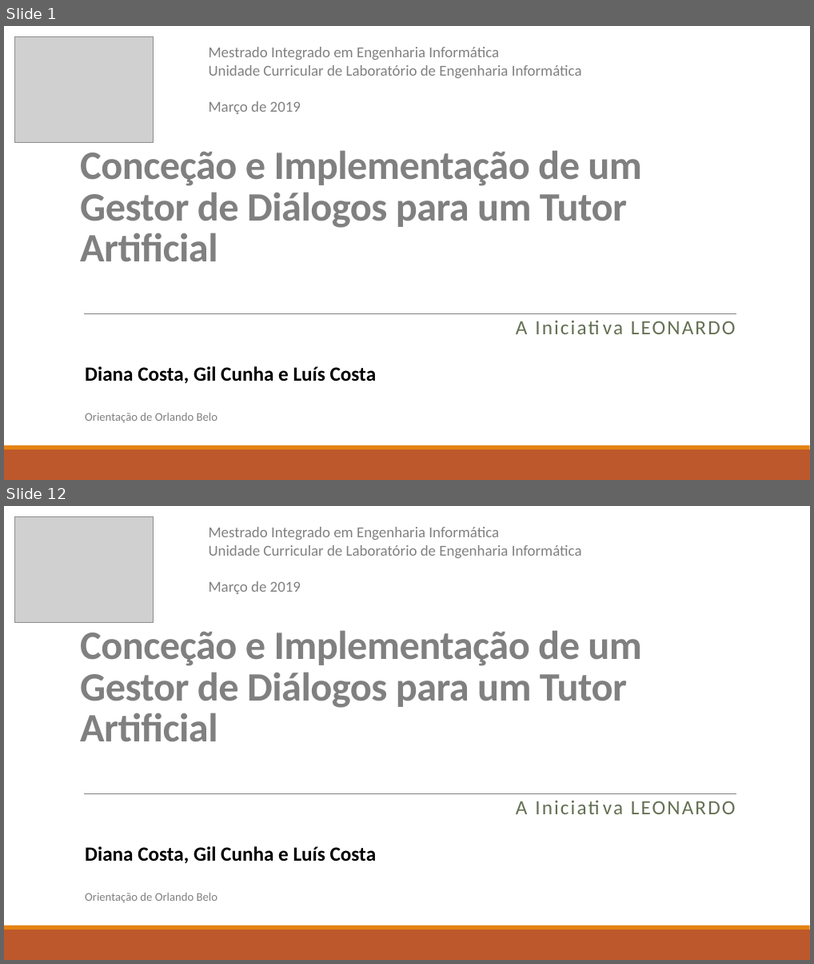
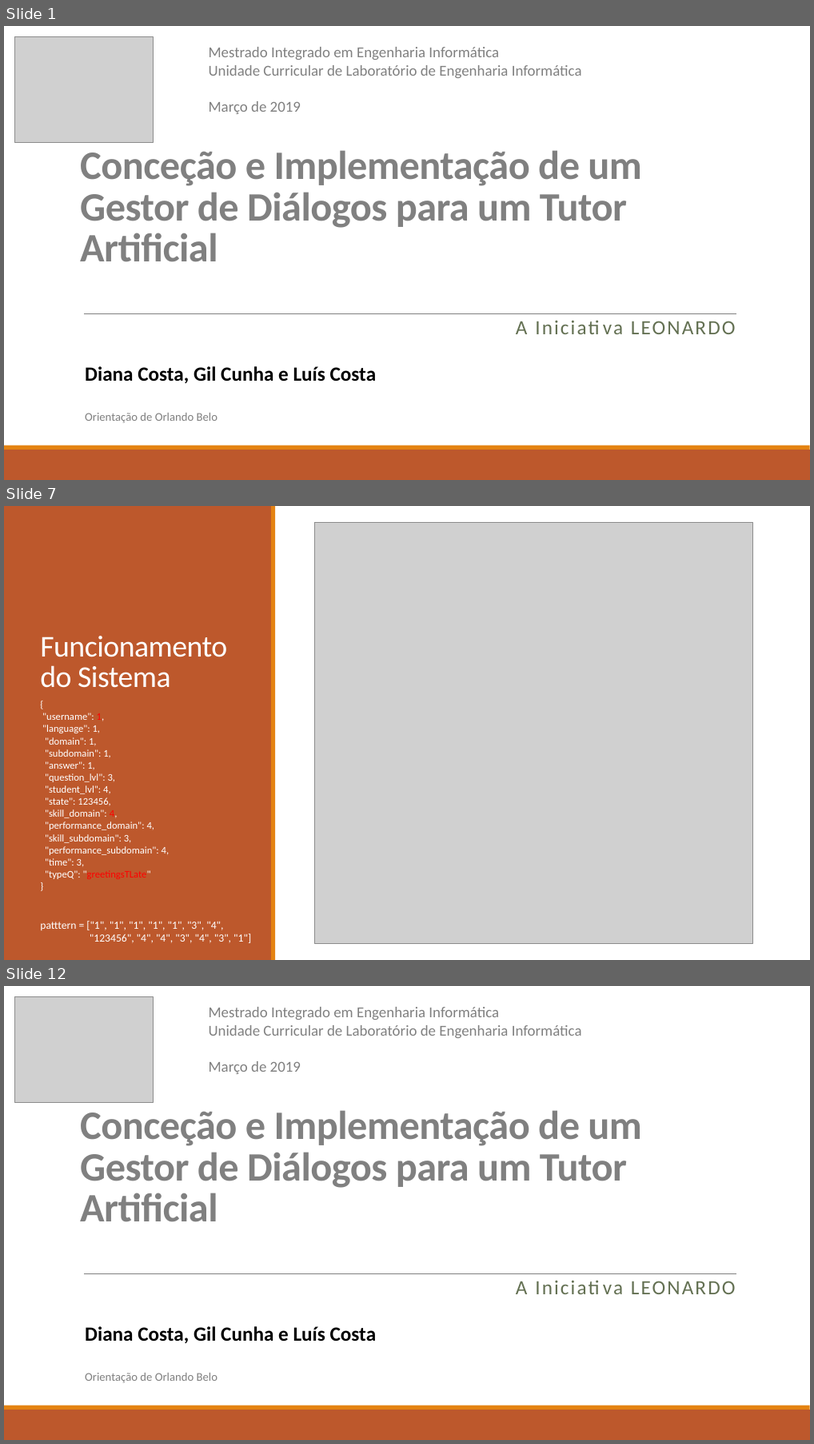
Before and after one commit to diisnc/Dialog_Agent_1819, a slide deck: Report/presentation_2_Diana.pptx. Shown one above the other, each under a label of ours: slides 1 and 12 before the commit, slides 1, 7 and 12 after it; the slides between them are not shown. The pictures are 814x964 and 814x1444 pixels, drawn with LibreOffice and Linux fonts; fonts in the diff are those of the drawing; grey boxes stand for pictures. Boxes give left, top, right and bottom in pixels: in the first picture for what was removed or moved away, otherwise in the second. Text is boxed around its words. In the diff, an @@ line names an element or a change of style, - is before the commit and + after.

```diff
--- a/Report/presentation_2_Diana.pptx
+++ b/Report/presentation_2_Diana.pptx
@@ slide 7 added at [4,506,810,960], background #FFFFFF @@
@@ rectangle added at [4,506,272,960], fill #BD582C @@
@@ rectangle added at [271,506,276,960], fill #E48312 @@
@@ picture added at [315,523,754,944] @@
@@ title added at [40,636,227,688], 36 pt, text #FFFFFF @@
+Funcionamento do Sistema
@@ text added at [40,712,251,943], 12 pt, text #FFFFFF @@
+{
+"username": 1,
+"language": 1,
+"domain": 1,
+"subdomain": 1,
+"answer": 1,
+"question_lvl": 3,
+"student_lvl": 4,
+"state": 123456,
+"skill_domain": 4,
+"performance_domain": 4,
+"skill_subdomain": 3,
+"performance_subdomain": 4,
+"time": 3,
+"typeQ": "greetingsTLate"
+}
+patttern = ["1", "1", "1", "1", "1", "3", "4",
+"123456", "4", "4", "3", "4", "3", "1"]
```
Also in this commit, not shown: 2 slides changed, 7 other slides added, 8 slides removed, 2 other files.
